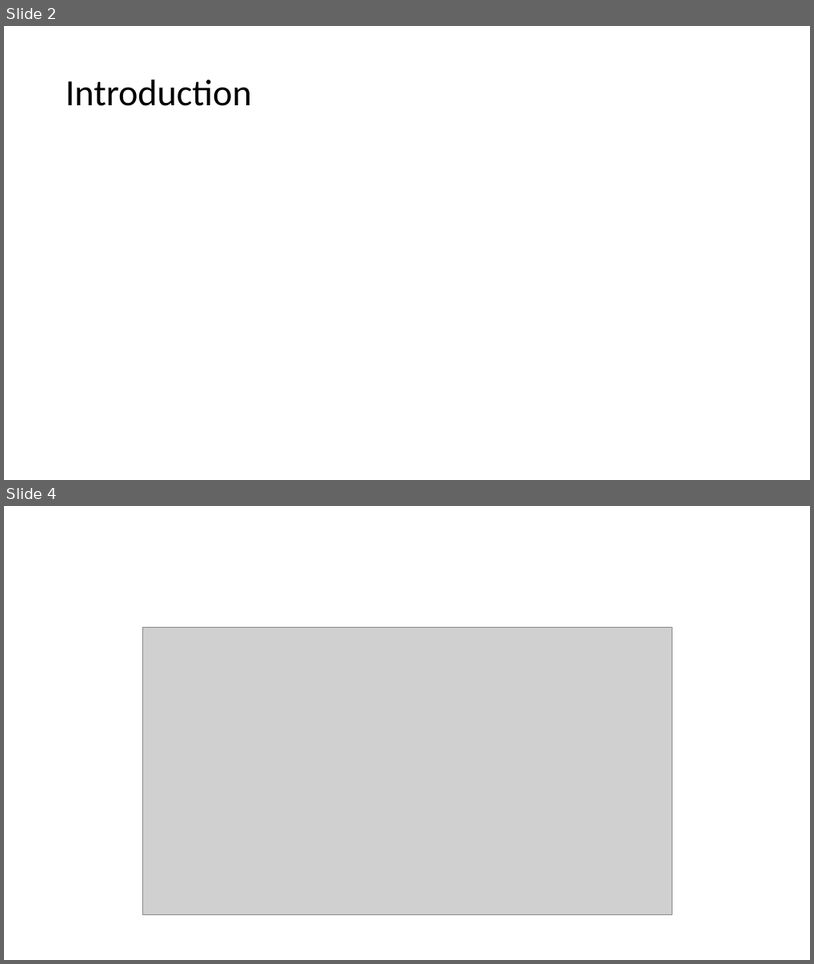
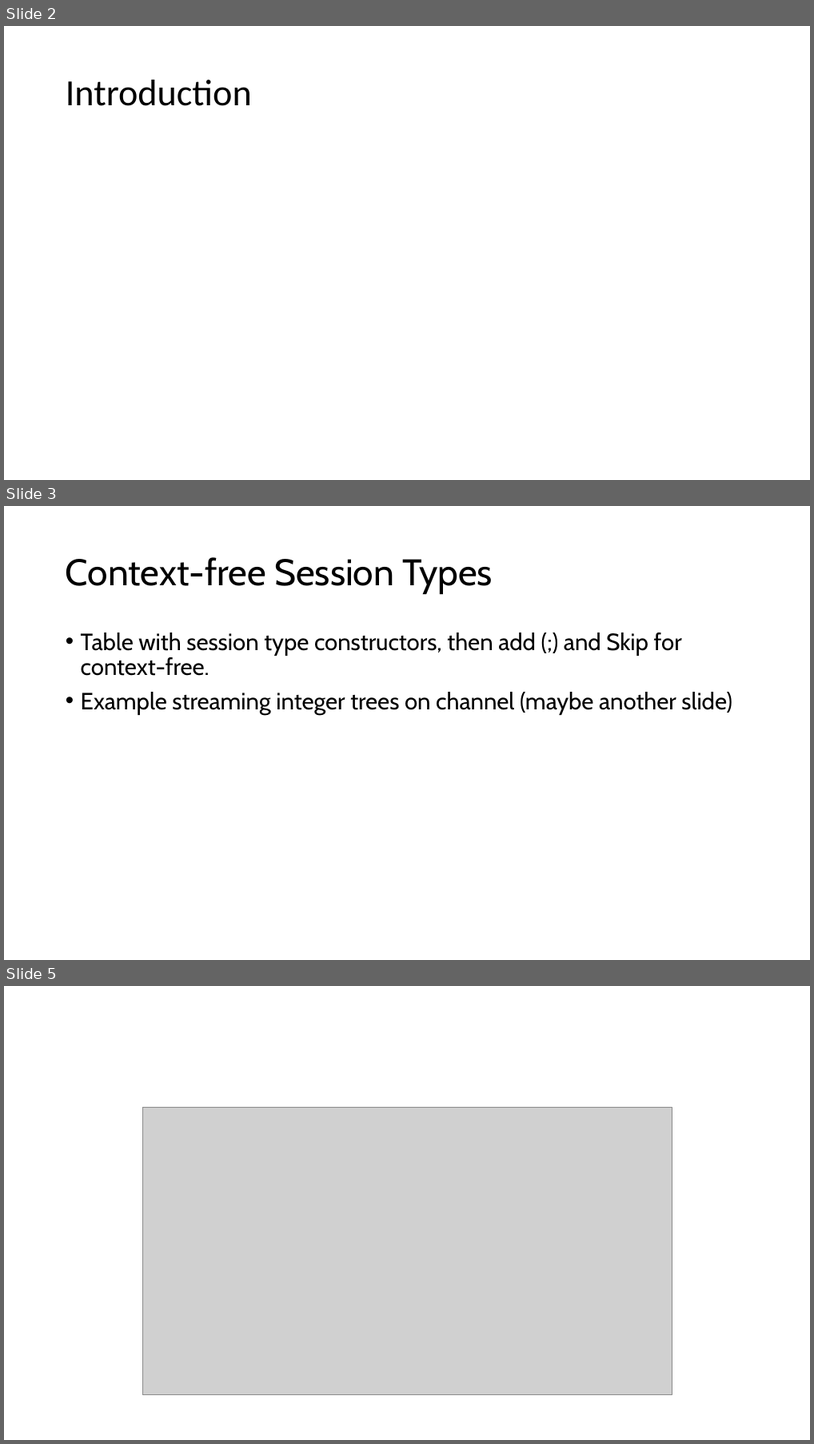
Before and after one commit to inesgarciaslopes/type-operators, a slide deck: latex/Inforum/slides/presentation.pptx. Shown one above the other, each under a label of ours: slides 2 and 4 before the commit, slides 2, 3 and 5 after it; the slides between them are not shown. The pictures are 814x964 and 814x1444 pixels, drawn with LibreOffice and Linux fonts; fonts in the diff are those of the drawing; grey boxes stand for pictures. Boxes give left, top, right and bottom in pixels: in the first picture for what was removed or moved away, otherwise in the second. Text is boxed around its words. In the diff, an @@ line names an element or a change of style, - is before the commit and + after.

```diff
--- a/latex/Inforum/slides/presentation.pptx
+++ b/latex/Inforum/slides/presentation.pptx
@@ slide 3 added at (x1=4, y1=506, x2=810, y2=960), background #FFFFFF @@
@@ title added at (x1=66, y1=557, x2=494, y2=594), 44 pt, text #000000 @@
+Context-free Session Types
@@ text added at (x1=81, y1=632, x2=733, y2=715), 28 pt, text #000000 @@
+• Table with session type constructors, then add (;) and Skip for context-free.
+• Example streaming integer trees on channel (maybe another slide)
@@ what was slide 4 is now slide 5 @@
```
Also in this commit, not shown: 1 other slide added, 1 slide removed.
